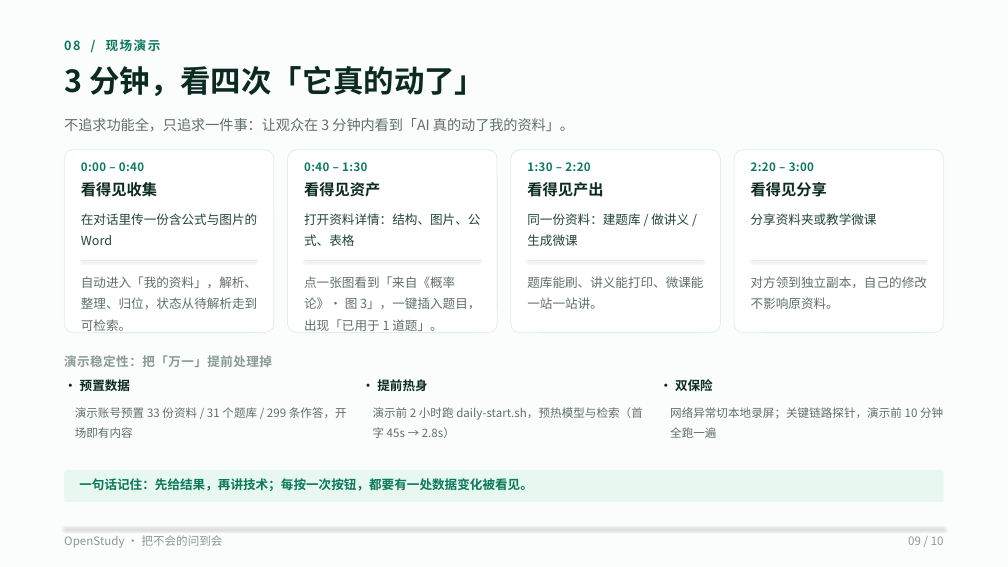
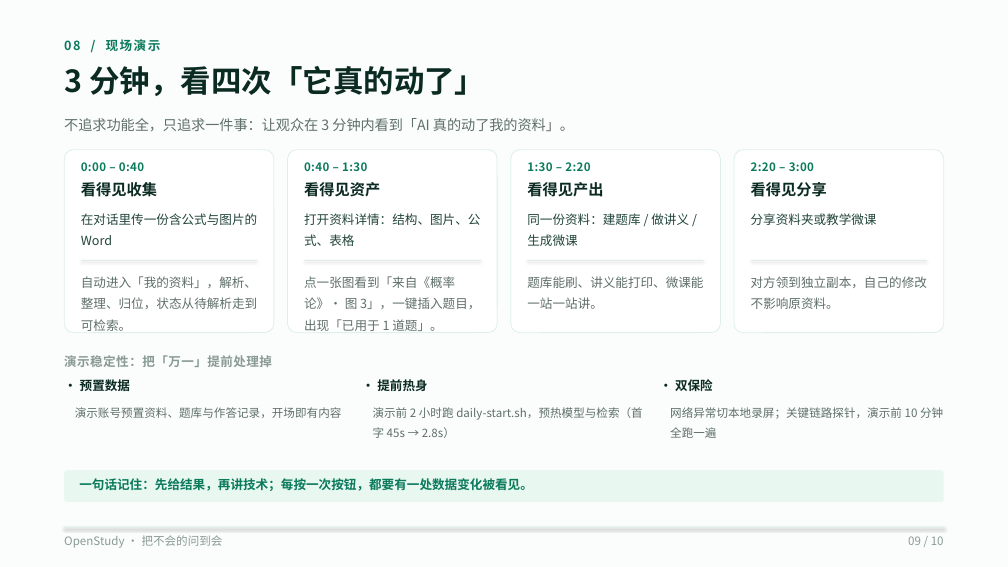
Before and after one commit to wufeng1234567/openstudy-fastapi-ts, a slide deck: slide 9 of doc/competition/OpenStudy-10页-V3-码道版.pptx. Drawn at 1008x567 pixels with LibreOffice and Linux fonts; fonts in the diff are those of the drawing. Boxes give left, top, right and bottom in pixels: in the first picture for what was removed or moved away, otherwise in the second. Text is boxed around its words. In the diff, an @@ line names an element or a change of style, - is before the commit and + after.

Commit message:
docs: 更新 PPT 与 README，突出资料空间、对话与 Word 题库导入

```diff
--- a/doc/competition/OpenStudy-10页-V3-码道版.pptx
+++ b/doc/competition/OpenStudy-10页-V3-码道版.pptx
@@ text at [75, 407, 342, 418]: text changed @@
-演示账号预置 33 份资料 / 31 个题库 / 299 条作答，开场即有内容
+演示账号预置资料、题库与作答记录，开场即有内容
```
Also in this commit, not shown: 6 other slides changed, 1 slide added, 1 slide removed, 7 other files.
